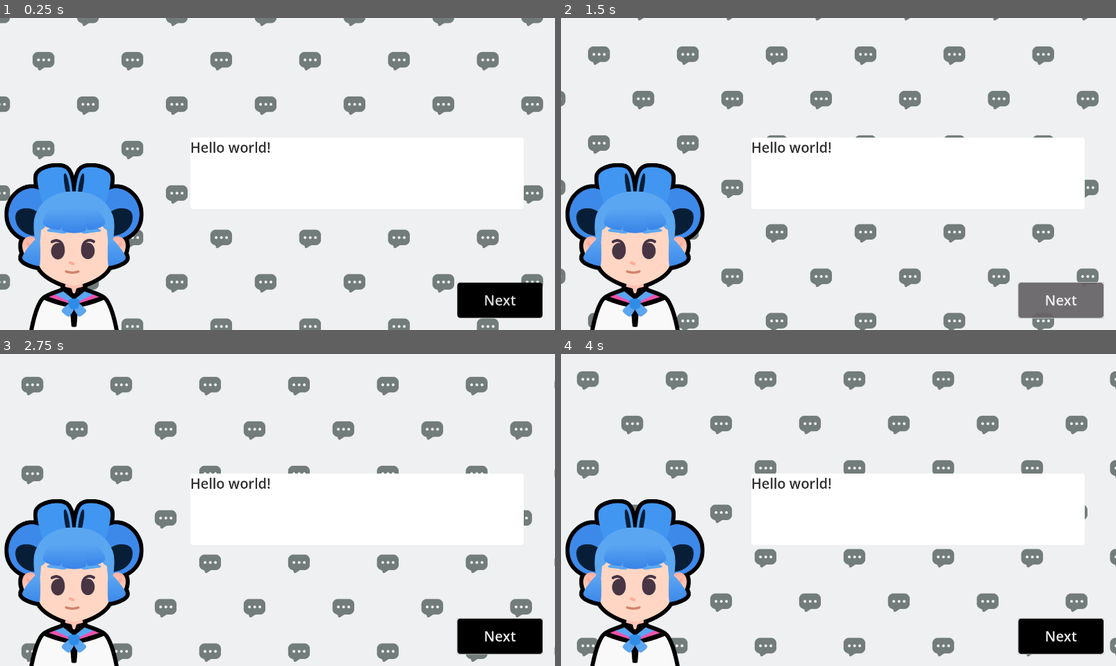
Above: before the commit, frames 1-4 (two rows, left to right).
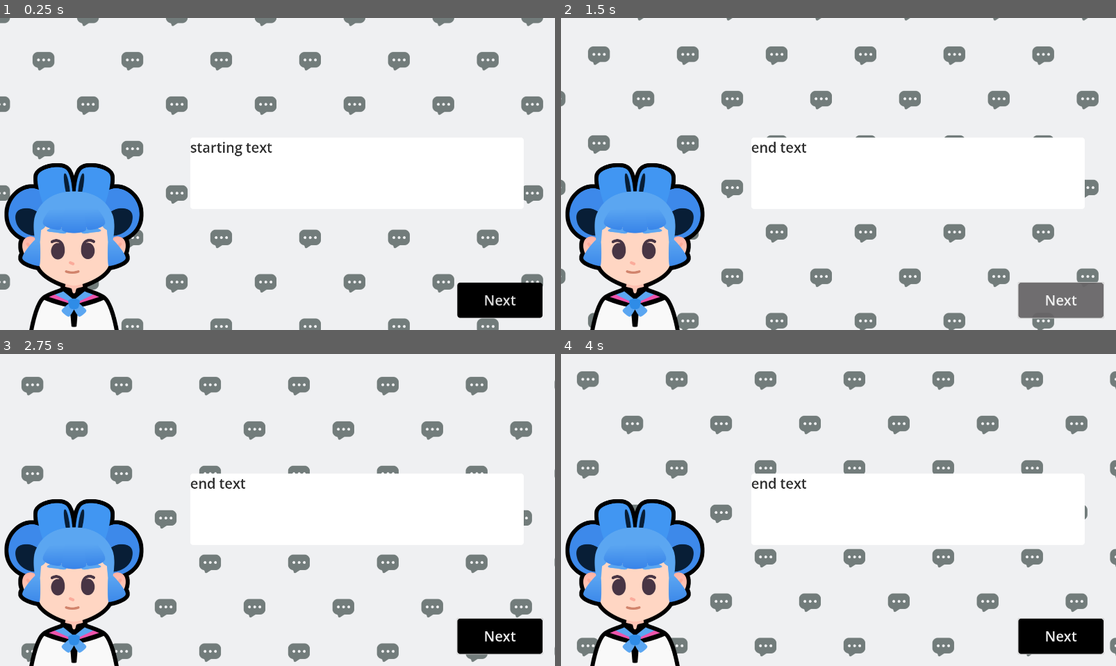
Above: after the commit, the same moments.

Repository: chimoochi/M7-Telling-a-Story
Game: Godot game, scene res://lessons/dialogue.tscn
Same seed, same stepped clock (60 frames per second), same inputs: the game is played once before the commit and once after it.
Inputs (mouse positions are in pixels of both pictures, inside the frame that each line leads up to):
- Up to frame 1 (0.25 s): no input
- Up to frame 2 (1.5 s): click "Next" at 0.5 s; click "Next" at 1.25 s
- Up to frame 3 (2.75 s): tap Enter at 2 s; move the mouse to (399, 494) at 2.02 s; hold D (move_right) from 2.03 s (still down); tap Z at 2.1 s; click (399, 494) at 2.17 s; tap Space at 2.27 s
- Up to frame 4 (4 s): move the mouse to (727, 525) at 2.77 s; release D (move_right) at 2.78 s; hold S (move_down) 2.78-3.53 s; tap Z at 2.85, 3.6 s; tap Space at 3.02 s; move the mouse to (894, 441) at 3.52 s; hold D (move_right) from 3.53 s (still down)

The runs differ from the first frame. In frame 1, 0.3% of the frame differs, in the area x 34-50%, y 39-45%; in frame 2, 0.3%; in frame 3, 0.3%; in frame 4, 0.3%.
Error after the commit: Invalid access of index '3' on a base object of type: 'Array[String]'. (res://lessons/dialogue.gd:13)

Commit message:
finish lesson 5 module 7

Diff:
--- /dev/null
+++ b/M07.telling_a_story_workbook/lessons/dialogue.gd
@@ -0,0 +1,30 @@
+extends Control
+@onready var rich_text_label: RichTextLabel = %RichTextLabel
+@onready var next_button: Button = %NextButton
+var dialogue_items : Array[String] = [
+	"starting text",
+	"middle text",
+	"end text"
+]
+var character_name = "Sophia"
+var currentindex = 0
+
+func show_text():
+	var current_item = dialogue_items[currentindex]
+	rich_text_label.text = current_item
+	pass
+func advance():
+	currentindex += 1
+	show_text()
+	pass
+
+# Called when the node enters the scene tree for the first time.
+func _ready() -> void:
+	next_button.pressed.connect(advance)
+	show_text()
+	pass # Replace with function body.
+
+
+# Called every frame. 'delta' is the elapsed time since the previous frame.
+func _process(delta: float) -> void:
+	pass
--- a/M07.telling_a_story_workbook/lessons/dialogue.tscn
+++ b/M07.telling_a_story_workbook/lessons/dialogue.tscn
@@ -1,7 +1,8 @@
-[gd_scene load_steps=7 format=3 uid="uid://bddwfljeh2thd"]
+[gd_scene load_steps=8 format=3 uid="uid://bddwfljeh2thd"]
 
 [ext_resource type="Shader" uid="uid://cs15e2hgd2lan" path="res://assets/sliding_background.gdshader" id="1_1cblk"]
 [ext_resource type="Theme" uid="uid://wkct8cqvt2o2" path="res://lessons/main_theme.tres" id="1_5dtme"]
+[ext_resource type="Script" uid="uid://ddvtvvf77purg" path="res://lessons/dialogue.gd" id="2_6cfwb"]
 [ext_resource type="Texture2D" uid="uid://bnly1gkbxw6b5" path="res://assets/bubble_pattern.png" id="2_rjqnu"]
 [ext_resource type="Texture2D" uid="uid://copkt78vgp37i" path="res://assets/sophia.png" id="3_5dtme"]
 [ext_resource type="Texture2D" uid="uid://d000xjtr4iqtk" path="res://assets/emotion_regular.png" id="4_rjqnu"]
@@ -21,6 +22,7 @@
 grow_horizontal = 2
 grow_vertical = 2
 theme = ExtResource("1_5dtme")
+script = ExtResource("2_6cfwb")
 
 [node name="ColorRect" type="ColorRect" parent="."]
 material = SubResource("ShaderMaterial_6cfwb")
@@ -58,6 +60,7 @@
 stretch_mode = 5
 
 [node name="RichTextLabel" type="RichTextLabel" parent="."]
+unique_name_in_owner = true
 layout_mode = 0
 offset_left = 658.0
 offset_top = 414.0
@@ -67,6 +70,7 @@
 fit_content = true
 
 [node name="NextButton" type="Button" parent="."]
+unique_name_in_owner = true
 layout_mode = 1
 anchors_preset = 3
 anchor_left = 1.0
